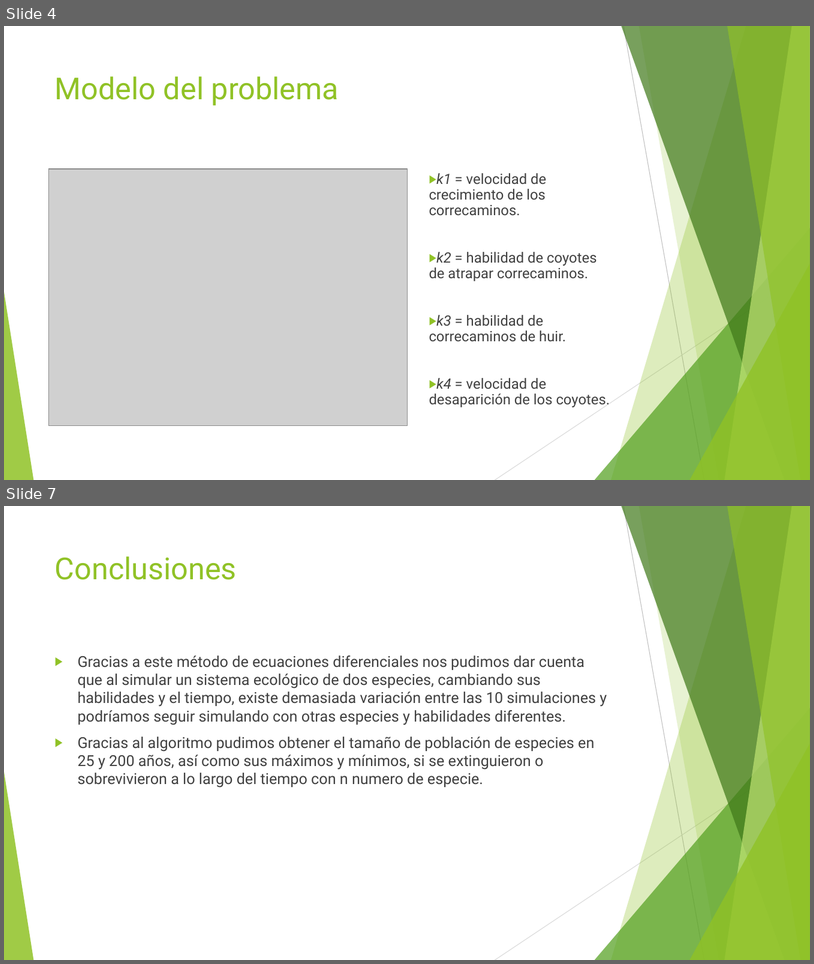
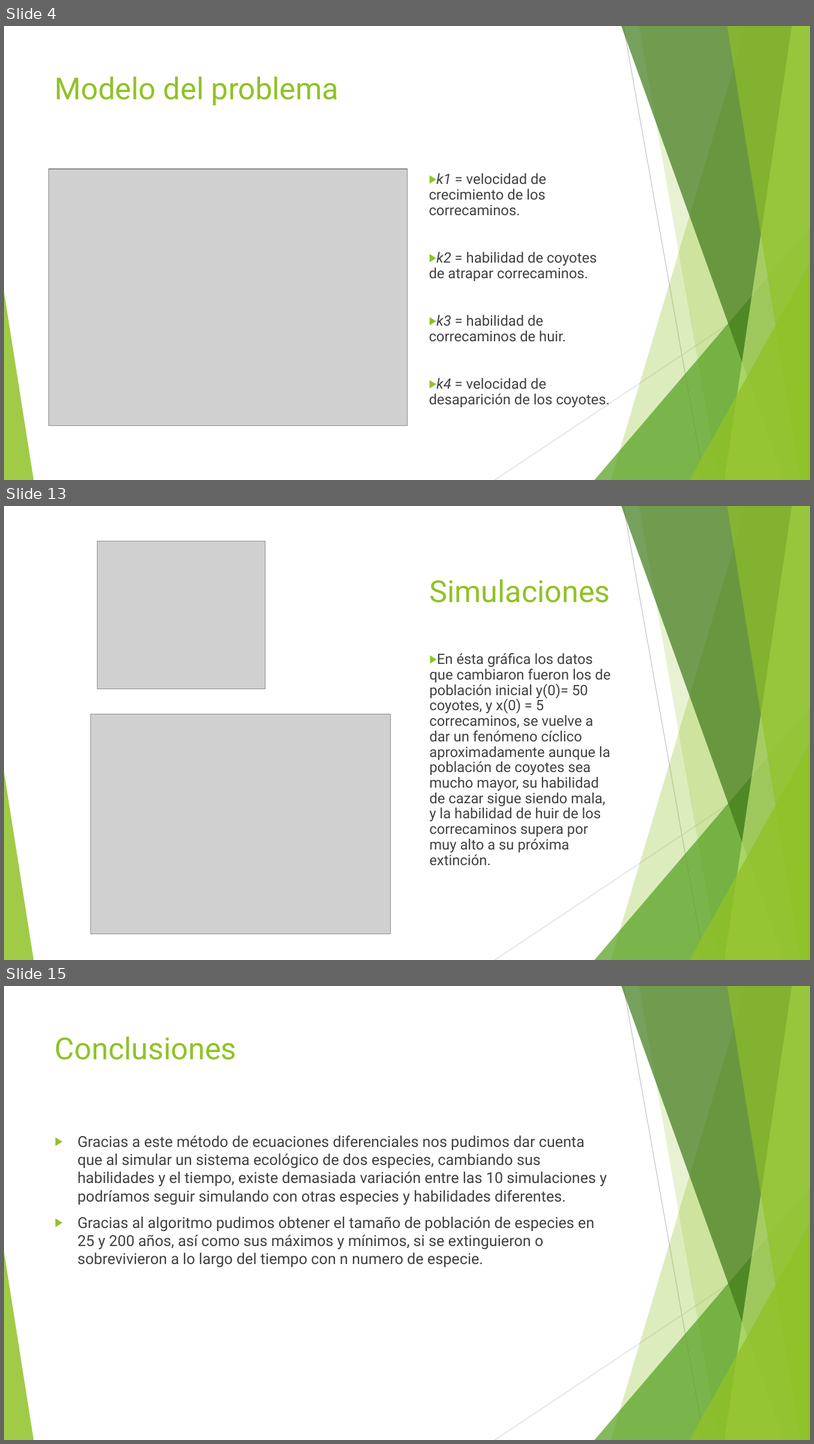
Before and after one commit to javierpreciado9/proyecto_modulo3, a slide deck: ProyectoModulo3_MendozaE1_PreciadoJ2_IrigoyenC3.pptx. Shown one above the other, each under a label of ours: slides 4 and 7 before the commit, slides 4, 13 and 15 after it; the slides between them are not shown. The pictures are 814x964 and 814x1444 pixels, drawn with LibreOffice and Linux fonts; fonts in the diff are those of the drawing; grey boxes stand for pictures. Boxes give left, top, right and bottom in pixels: in the first picture for what was removed or moved away, otherwise in the second. Text is boxed around its words. In the diff, an @@ line names an element or a change of style, - is before the commit and + after.

```diff
--- a/ProyectoModulo3_MendozaE1_PreciadoJ2_IrigoyenC3.pptx
+++ b/ProyectoModulo3_MendozaE1_PreciadoJ2_IrigoyenC3.pptx
@@ slide 13 added at <box>4,506,810,960</box>, background #FFFFFF; not listed: 10 template elements that a slide beside it also shows @@
@@ picture added at <box>97,541,266,688</box> @@
@@ title added at <box>429,579,611,603</box>, 36 pt, text #90C226 @@
+Simulaciones
@@ text added at <box>429,653,611,865</box>, 17 pt, text #404040 @@
+▶ En ésta gráfica los datos que cambiaron fueron los de población inicial y(0)= 50 coyotes, y x(0) = 5 correcaminos, se vuelve a dar un fenómeno cíclico aproximadamente aunque la población de coyotes sea mucho mayor, su habilidad de cazar sigue siendo mala, y la habilidad de huir de los correcaminos supera por muy alto a su próxima extinción.
@@ picture added at <box>90,714,390,934</box> @@
@@ what was slide 7 is now slide 15 @@
```
Also in this commit, not shown: 9 other slides added, 2 slides removed, 1 other file.
